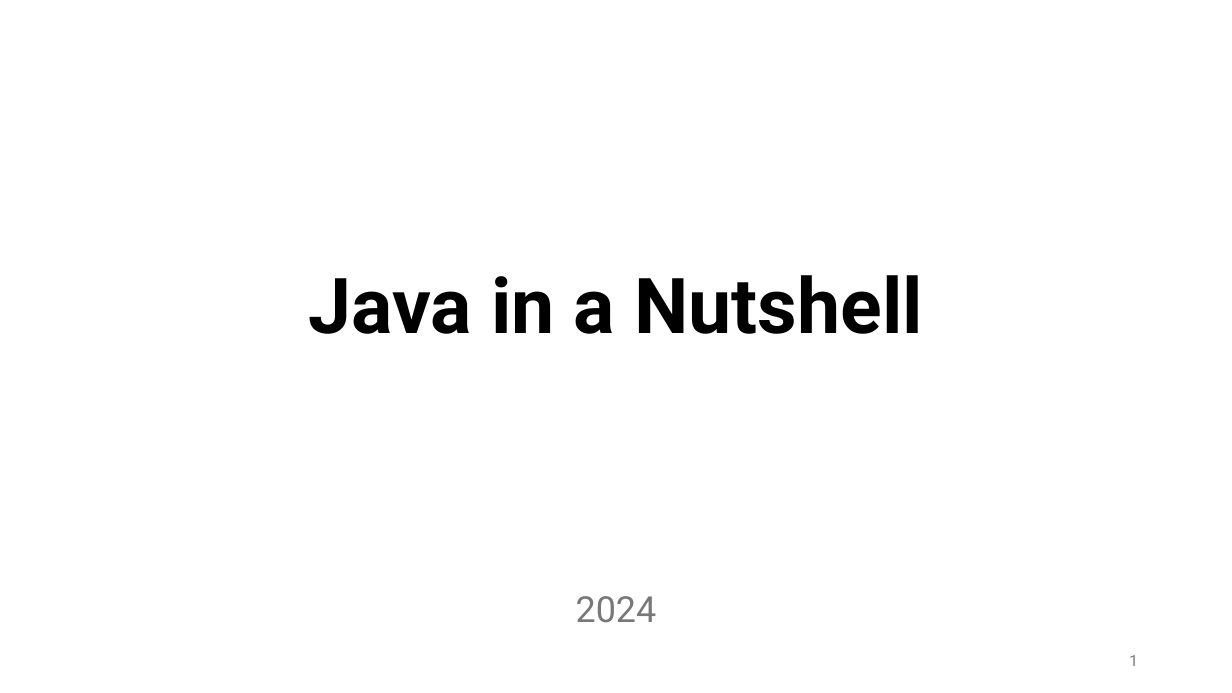
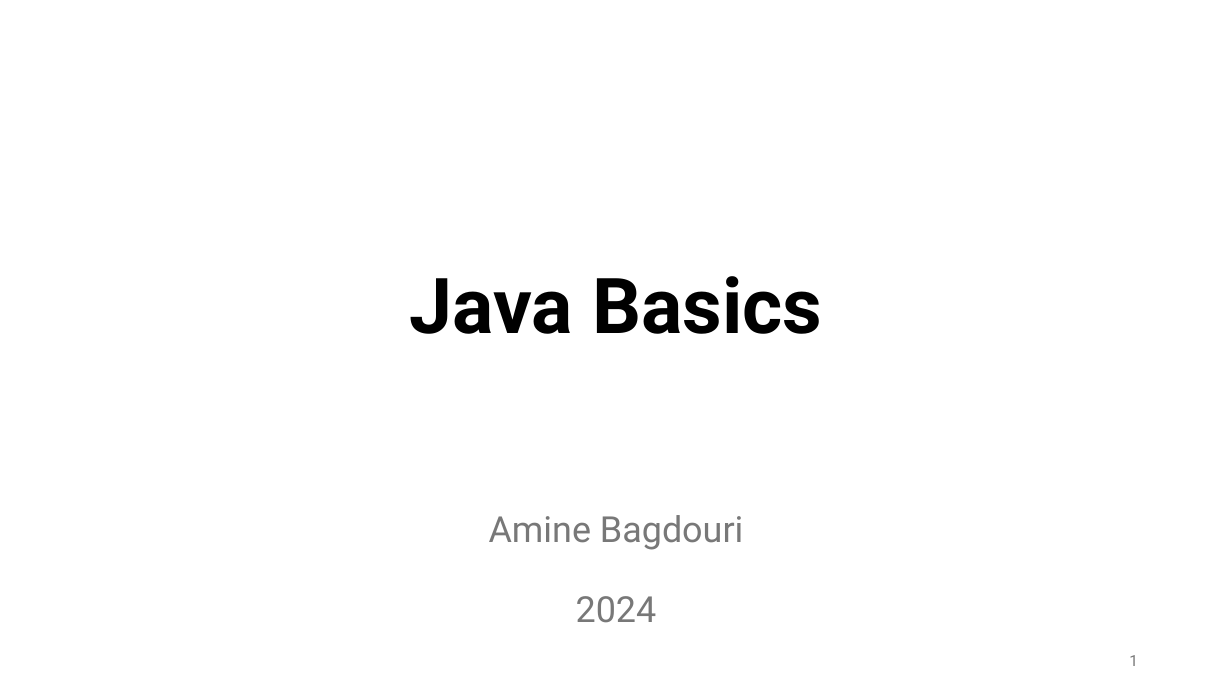
Before and after one commit to aminebag/distributed_systems, a slide deck: slide 1 of java.pptx. Drawn at 1232x693 pixels with LibreOffice and Linux fonts; fonts in the diff are those of the drawing. Boxes give left, top, right and bottom in pixels: in the first picture for what was removed or moved away, otherwise in the second. Text is boxed around its words. In the diff, an @@ line names an element or a change of style, - is before the commit and + after.

Commit message:
java & spring

```diff
--- a/java.pptx
+++ b/java.pptx
@@ title at bbox=[410, 276, 822, 334]: text changed @@
-Java in a Nutshell
+Java Basics
@@ text added at bbox=[489, 515, 743, 550], 28 pt, text #797979 @@
+Amine Bagdouri
```
Also in this commit, not shown: 5 other slides changed, 7 slides added, 1 slide removed, 1 other file.
